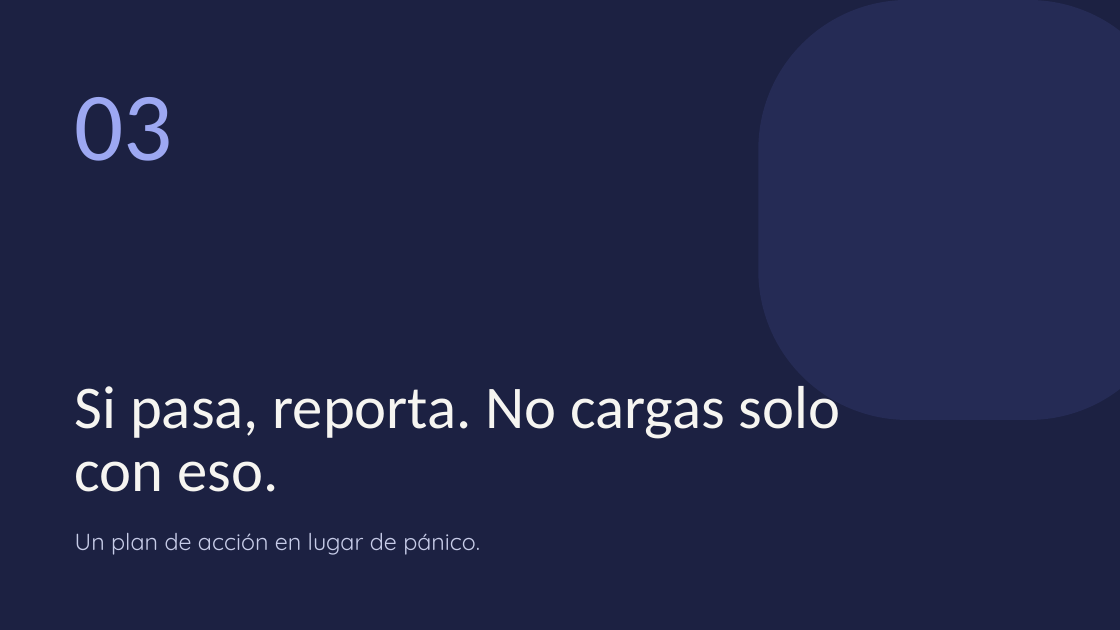
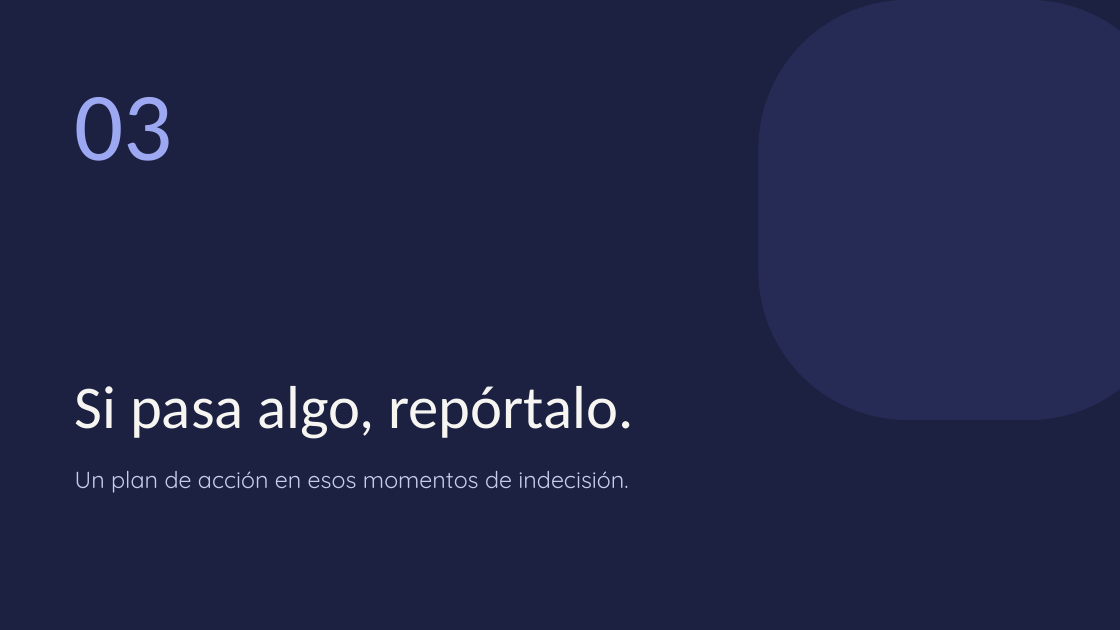
Before and after one commit to pralogy/claudecloudetemasgenerales, a slide deck: slide 17 of Ciberseguridad_sin_ansiedad.pptx. Drawn at 1120x630 pixels with LibreOffice and Linux fonts; fonts in the diff are those of the drawing. Boxes give left, top, right and bottom in pixels: in the first picture for what was removed or moved away, otherwise in the second. Text is boxed around its words. In the diff, an @@ line names an element or a change of style, - is before the commit and + after.

```diff
--- a/Ciberseguridad_sin_ansiedad.pptx
+++ b/Ciberseguridad_sin_ansiedad.pptx
@@ title at [75,386,633,439]: text changed @@
-Si pasa, reporta. No cargas solo con eso.
+Si pasa algo, repórtalo.
@@ text at [75,471,628,493]: text changed @@
-Un plan de acción en lugar de pánico.
+Un plan de acción en esos momentos de indecisión.
```
Also in this commit, not shown: 6 other slides changed, 2 slides added, 5 slides removed.
